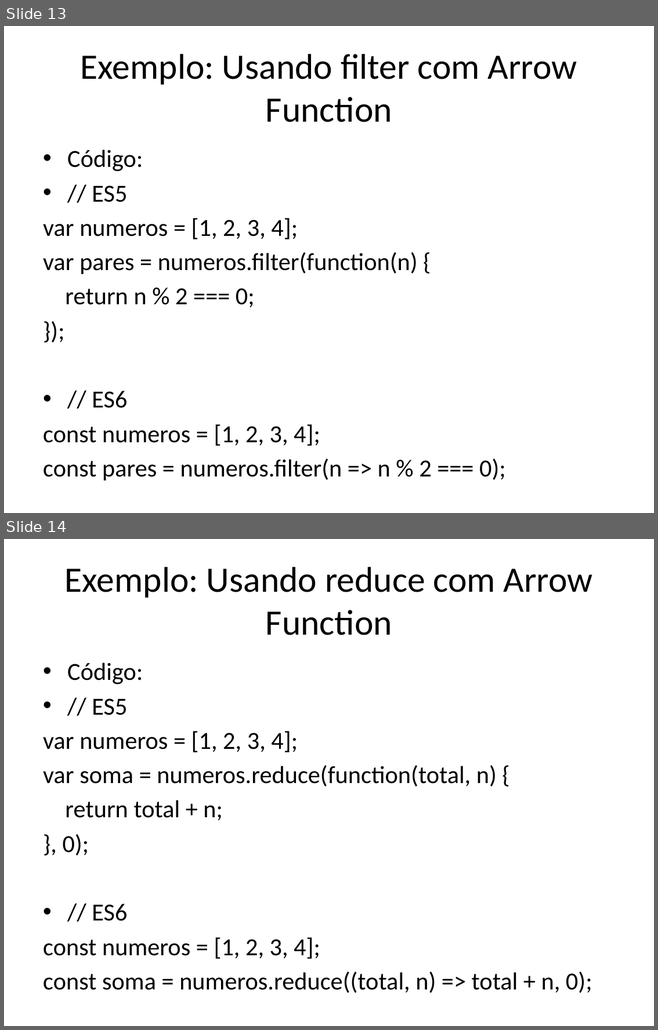
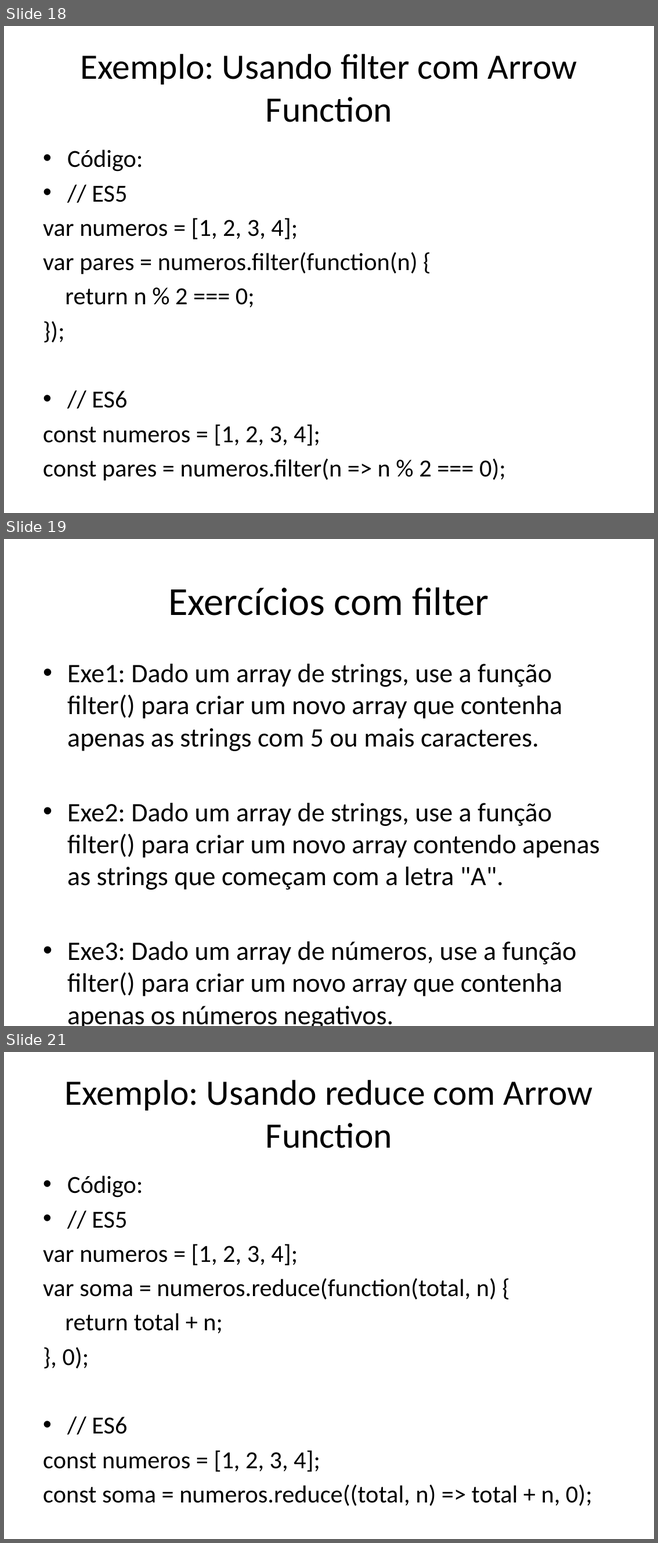
Before and after one commit to dfpires/progcomp2-2024b, a slide deck: ES5e6.pptx. Shown one above the other, each under a label of ours: slides 13 and 14 before the commit, slides 18, 19 and 21 after it; the slides between them are not shown. The pictures are 658x1030 and 658x1543 pixels, drawn with LibreOffice and Linux fonts; fonts in the diff are those of the drawing. Boxes give left, top, right and bottom in pixels: in the first picture for what was removed or moved away, otherwise in the second. Text is boxed around its words. In the diff, an @@ line names an element or a change of style, - is before the commit and + after.

```diff
--- a/ES5e6.pptx
+++ b/ES5e6.pptx
@@ slide 19 added at box(4, 539, 654, 1026), background #FFFFFF @@
@@ title added at box(168, 587, 489, 616), 44 pt, text #000000 @@
+Exercícios com filter
@@ text added at box(67, 664, 599, 1026), 29.6 pt, text #000000 @@
+• Exe1: Dado um array de strings, use a função filter() para criar um novo array que contenha apenas as strings com 5 ou mais caracteres.
+• Exe2: Dado um array de strings, use a função filter() para criar um novo array contendo apenas as strings que começam com a letra "A".
+• Exe3: Dado um array de números, use a função filter() para criar um novo array que contenha apenas os números negativos.
@@ what was slide 13 is now slide 18 @@
@@ what was slide 14 is now slide 21 @@
```
Also in this commit, not shown: 2 slides changed, 8 other slides added.
